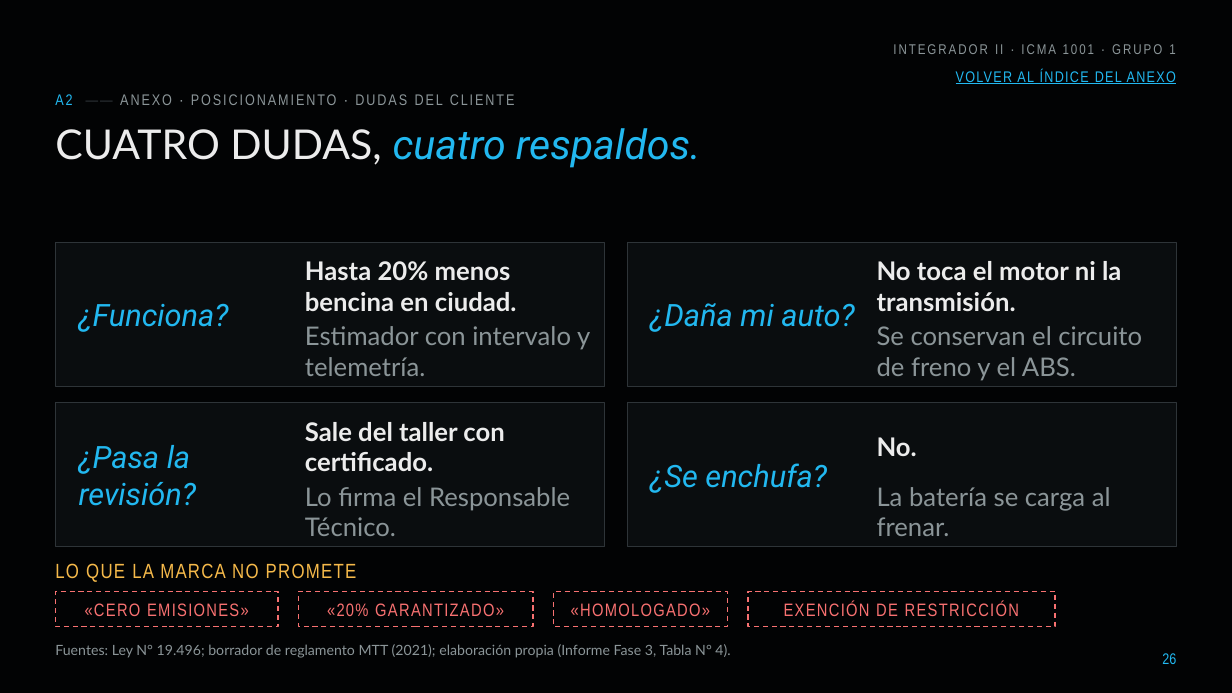
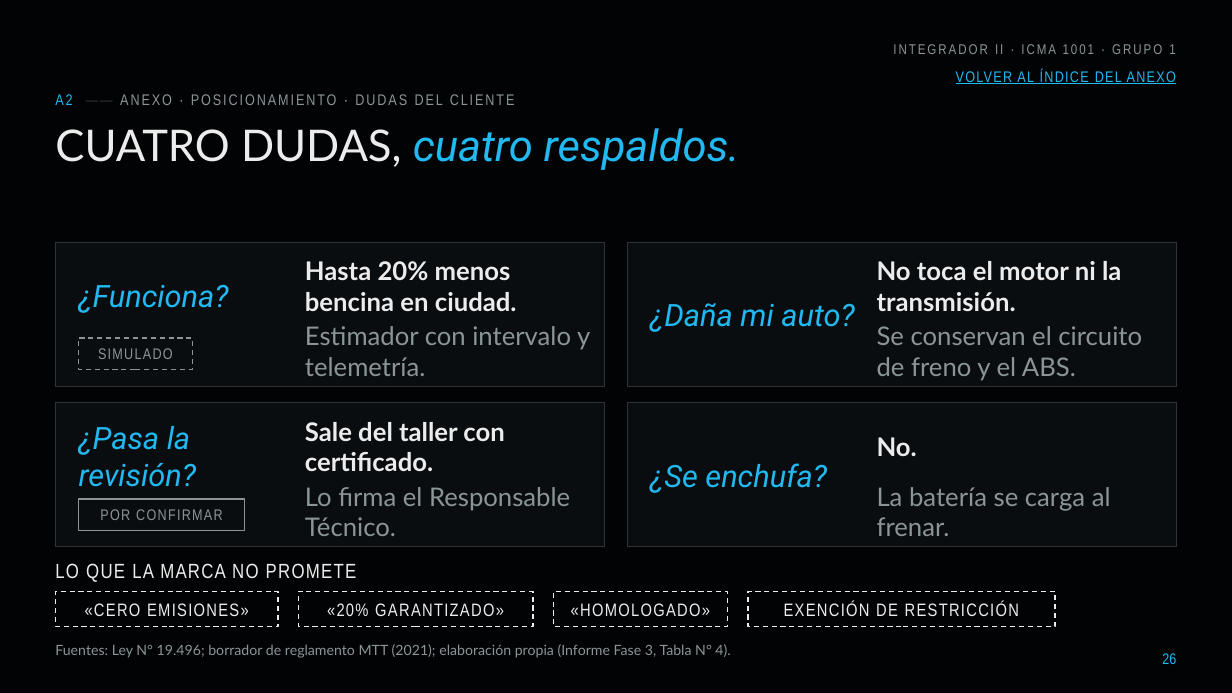
Before and after one commit to diegoaam0109-ux/lumine, a slide deck: slide 26 of fase-3/Grupo_01_LumineMotors_Fase3.pptx. Drawn at 1232x693 pixels with LibreOffice and Linux fonts; fonts in the diff are those of the drawing; background and template pictures are left out. Boxes give left, top, right and bottom in pixels: in the first picture for what was removed or moved away, otherwise in the second. Text is boxed around its words. In the diff, an @@ line names an element or a change of style, - is before the commit and + after.

```diff
--- a/fase-3/Grupo_01_LumineMotors_Fase3.pptx
+++ b/fase-3/Grupo_01_LumineMotors_Fase3.pptx
@@ title "CUATRO DUDAS, cuatro respaldos." at (55, 128, 740, 170): size 32 to 34 pt @@
@@ text "¿Funciona?": place and size @@
-text "¿Funciona?" at (79, 303, 229, 332)
+text "¿Funciona?" at (79, 284, 229, 313)
@@ rectangle added at (79, 338, 192, 370), outline #8B9598 1 pt dashed @@
@@ text added at (98, 348, 173, 359), 12 pt, text #8B9598 @@
+SIMULADO
@@ text "¿Pasa la revisión?": place and size @@
-text "¿Pasa la revisión?" at (79, 445, 196, 506)
+text "¿Pasa la revisión?" at (79, 426, 196, 487)
@@ rectangle added at (79, 499, 245, 531), outline #8B9598 1 pt @@
@@ text added at (100, 509, 222, 520), 12 pt, text #8B9598 @@
+POR CONFIRMAR
@@ text "LO QUE LA MARCA NO ..." at (55, 563, 357, 582): text colour #F5B94A to #ECECEC @@
@@ outline #F87171 1 pt dashed to #ECECEC 1 pt dashed in 4 elements at (55, 592, 278, 627), (299, 592, 533, 627), (554, 592, 728, 627), (749, 592, 1055, 627) @@
@@ text colour #F87171 to #ECECEC in 4 elements at (85, 603, 249, 616), (327, 603, 504, 616), (571, 603, 710, 616), (784, 602, 1019, 616) @@
```
Also in this commit, not shown: 34 other slides changed, 20 other files.
